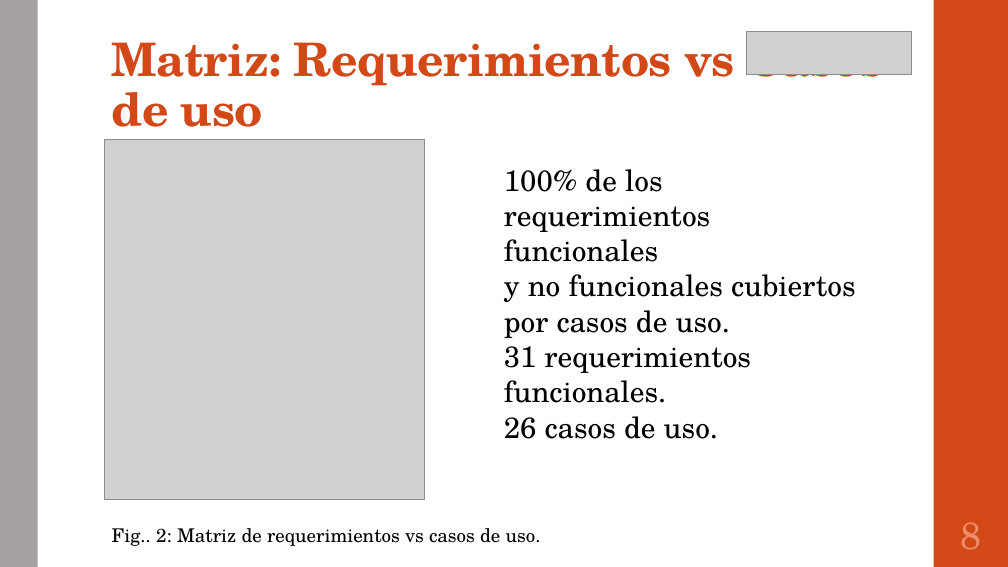
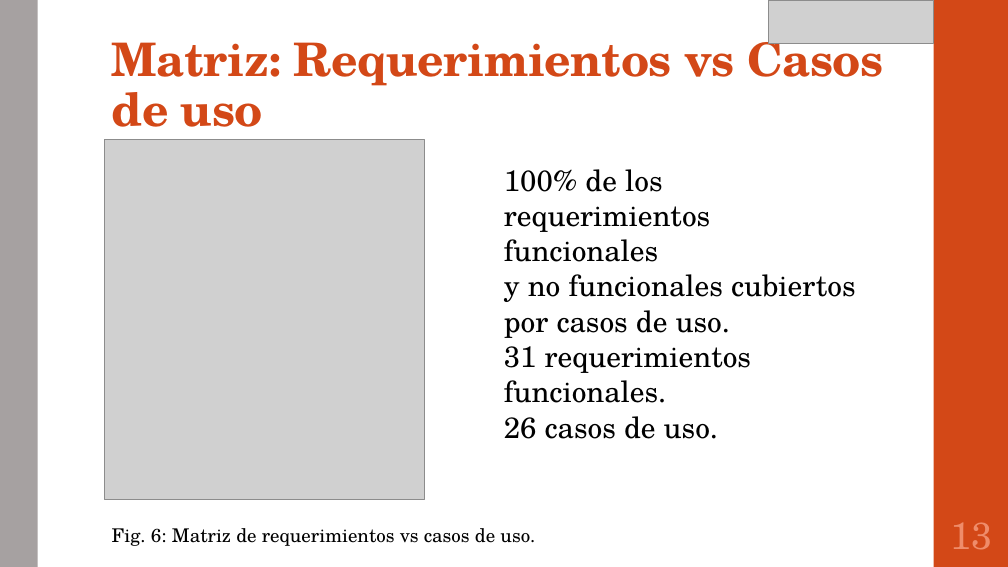
Before and after one commit to portafolio2016/hipocrates, a slide deck: slide 14 of presentación lunes 24 octubre 2016.pptx (slide 9 before the commit). Drawn at 1008x567 pixels with LibreOffice and Linux fonts; fonts in the diff are those of the drawing; grey boxes stand for pictures. Boxes give left, top, right and bottom in pixels: in the first picture for what was removed or moved away, otherwise in the second. Text is boxed around its words. In the diff, an @@ line names an element or a change of style, - is before the commit and + after.

```diff
--- a/presentación lunes 24 octubre 2016.pptx
+++ b/presentación lunes 24 octubre 2016.pptx
@@ picture moved from (x1=746, y1=31, x2=912, y2=74) to (x1=768, y1=0, x2=934, y2=43) @@
@@ text at (x1=112, y1=528, x2=535, y2=546): text changed @@
-Fig.. 2: Matriz de requerimientos vs casos de uso.
+Fig. 6: Matriz de requerimientos vs casos de uso.
@@ page number at (x1=950, y1=522, x2=992, y2=550): text changed @@
-8
+13
```
Also in this commit, not shown: 8 other slides changed, 1 slide added, 4 slides removed.
